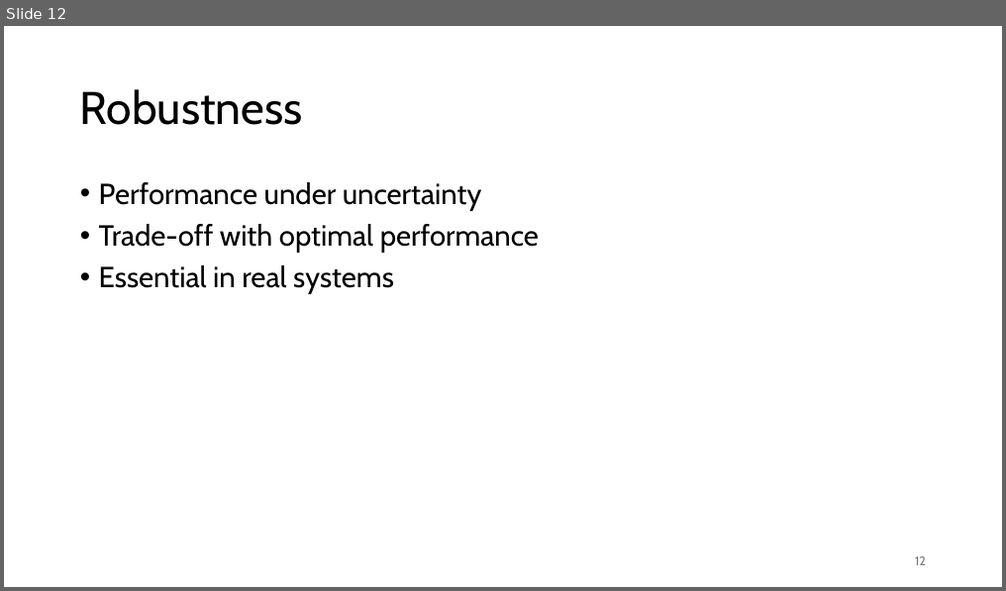
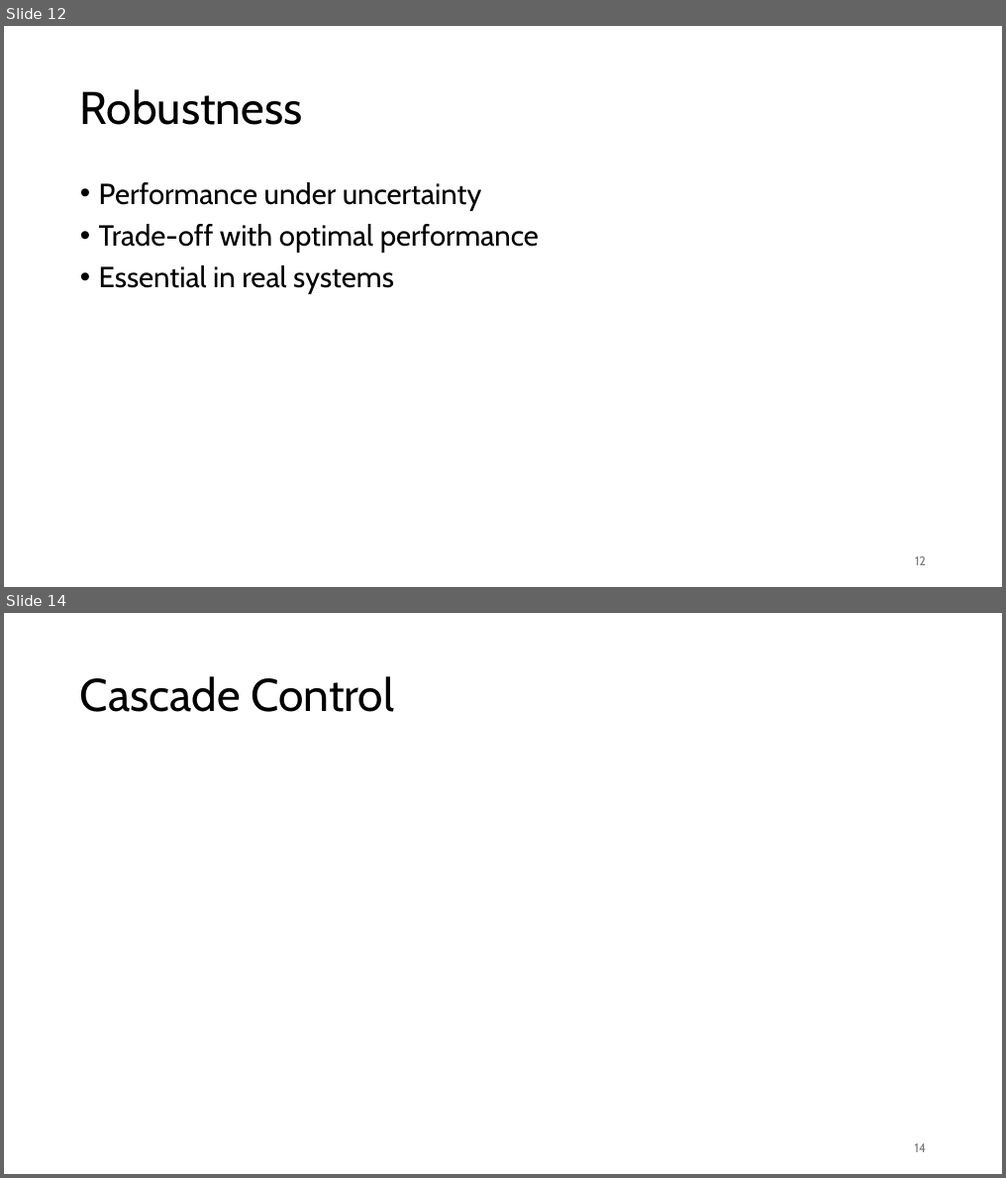
Before and after one commit to FelixWick/control_engineering, a slide deck: slides/5_controller_design.pptx. Shown one above the other, each under a label of ours: slide 12 before the commit, slides 12 and 14 after it; the slides between them are not shown. The pictures are 1006x591 and 1006x1178 pixels, drawn with LibreOffice and Linux fonts; fonts in the diff are those of the drawing. Boxes give left, top, right and bottom in pixels: in the first picture for what was removed or moved away, otherwise in the second. Text is boxed around its words. In the diff, an @@ line names an element or a change of style, - is before the commit and + after.

```diff
--- a/slides/5_controller_design.pptx
+++ b/slides/5_controller_design.pptx
@@ slide 14 added at bbox=[4, 613, 1002, 1174], background #FFFFFF @@
@@ title added at bbox=[80, 676, 394, 712], 44 pt, text #000000 @@
+Cascade Control
@@ page number added at bbox=[915, 1144, 926, 1153], 12 pt, text #797979 @@
+14
```
Also in this commit, not shown: 1 slide changed, 1 other slide added, 3 other files.
